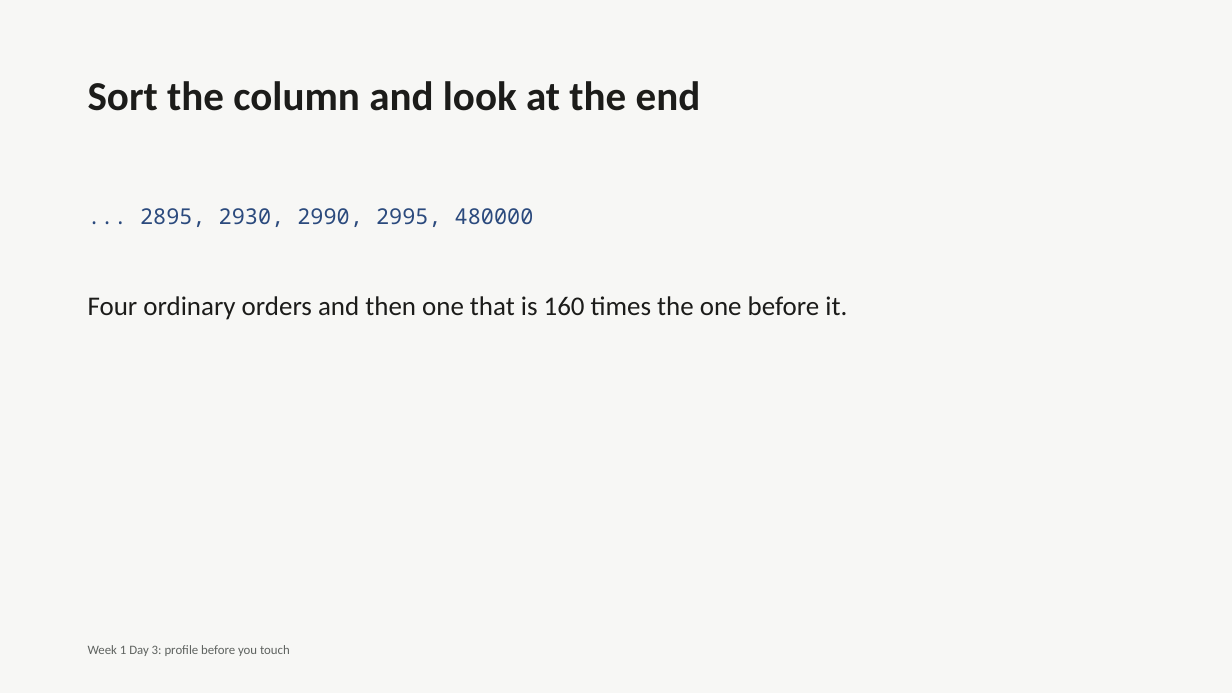
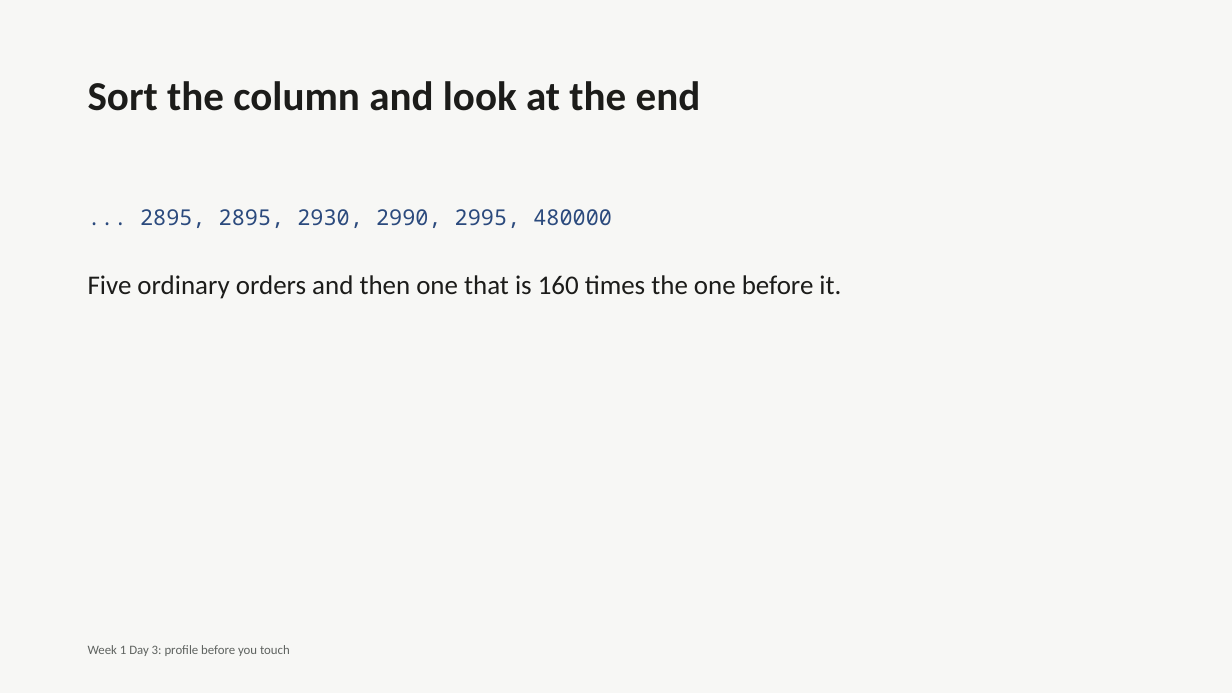
Before and after one commit to fde-academy-lab/c2-content-factory, a slide deck: slide 48 of content/W01/D3/C2_W01_D03_deck_STUDENT.pptx (slide 30 before the commit). Drawn at 1232x693 pixels with LibreOffice and Linux fonts; fonts in the diff are those of the drawing. Boxes give left, top, right and bottom in pixels: in the first picture for what was removed or moved away, otherwise in the second. Text is boxed around its words. In the diff, an @@ line names an element or a change of style, - is before the commit and + after.

```diff
--- a/content/W01/D3/C2_W01_D03_deck_STUDENT.pptx
+++ b/content/W01/D3/C2_W01_D03_deck_STUDENT.pptx
@@ text at (140, 209, 612, 228): text changed @@
-... 2895, 2930, 2990, 2995, 480000
+... 2895, 2895, 2930, 2990, 2995, 480000
@@ text at (88, 275, 841, 299): text changed @@
-Four ordinary orders and then one that is 160 times the one before it.
+Five ordinary orders and then one that is 160 times the one before it.
```
Also in this commit, not shown: 38 other slides changed, 40 slides added, 2 other files.
